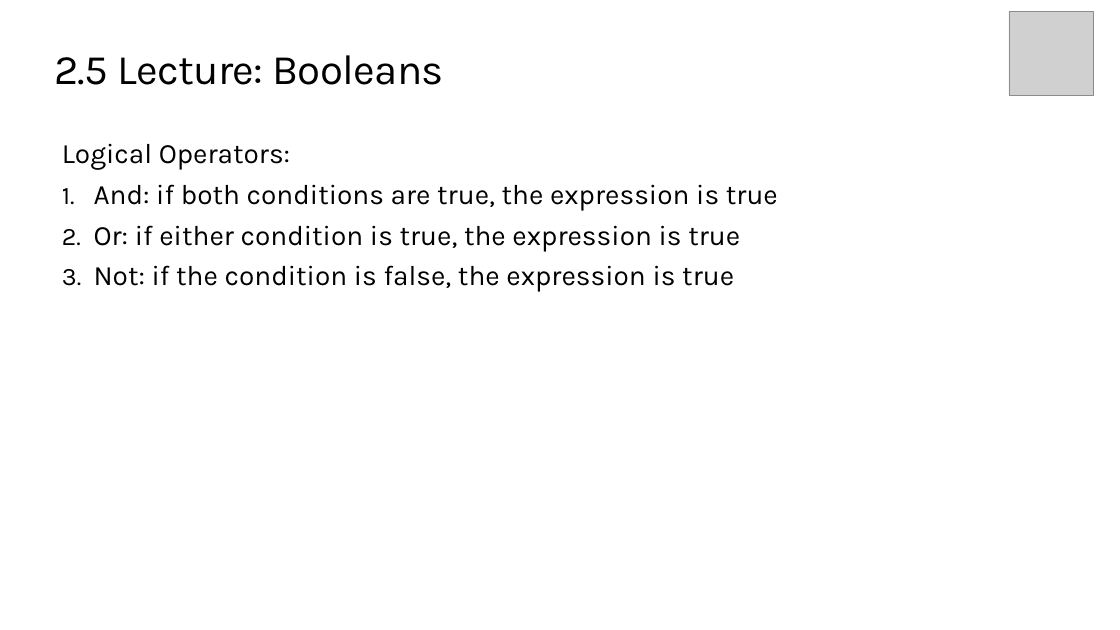
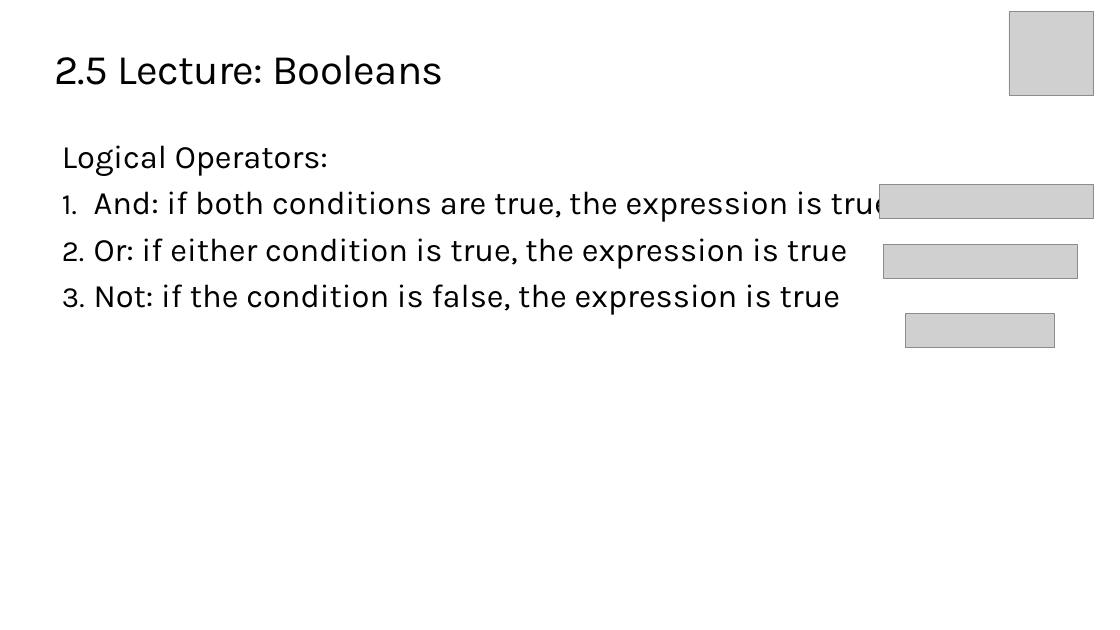
Before and after one commit to TEALSK12/introduction-to-computer-science, a slide deck: slide 7 of docs/slidedecks/TEALS SNAP 2.5.pptx. Drawn at 1120x630 pixels with LibreOffice and Linux fonts; fonts in the diff are those of the drawing; grey boxes stand for pictures; background and template pictures are left out. Boxes give left, top, right and bottom in pixels: in the first picture for what was removed or moved away, otherwise in the second. Text is boxed around its words. In the diff, an @@ line names an element or a change of style, - is before the commit and + after.

```diff
--- a/docs/slidedecks/TEALS SNAP 2.5.pptx
+++ b/docs/slidedecks/TEALS SNAP 2.5.pptx
@@ text "Logical Operators:" at bbox=[62, 145, 892, 315]: size 24 to 28 pt @@
@@ picture added at bbox=[881, 185, 1094, 219] @@
@@ picture added at bbox=[883, 245, 1077, 279] @@
@@ picture added at bbox=[906, 313, 1055, 348] @@
```
Also in this commit, not shown: 2 other slides changed, 21 other files.
